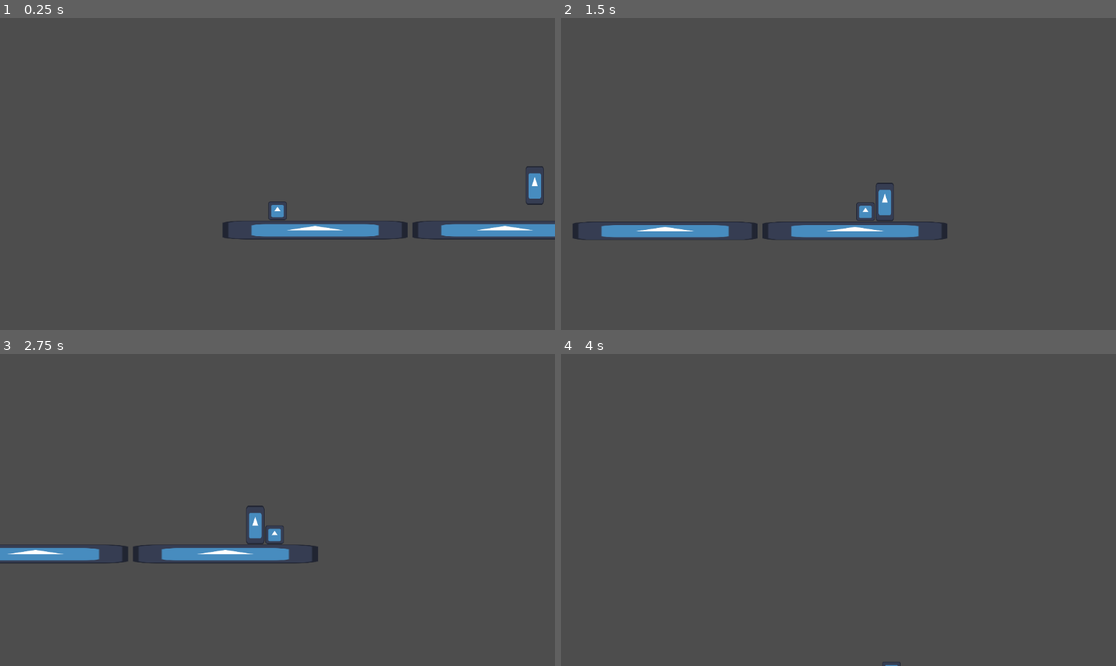
Above: before the commit, frames 1-4 (two rows, left to right).
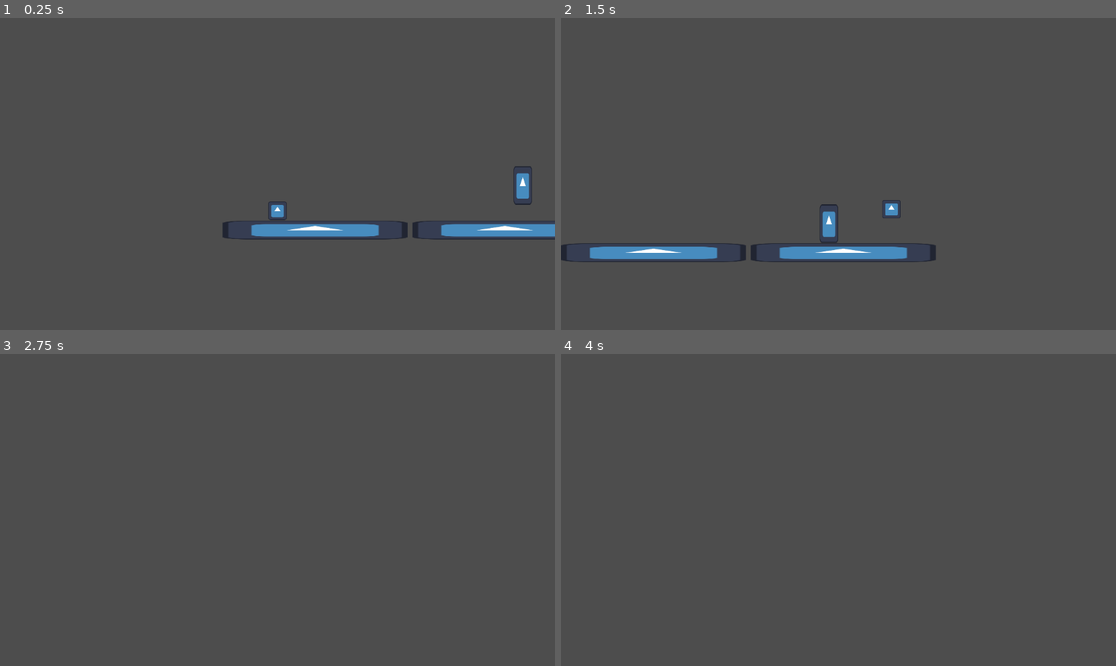
Above: after the commit, the same moments.

Repository: micro-47/whiteout
Game: Godot game, scene res://Scenes/alvin_test_scene.tscn
The game is run twice, just before and just after one commit, with the same random seed, the same clock (stepped at 60 frames per second) and the same inputs. This scene is started directly instead of the project's main scene. The engine's default icon, where the game draws it, is replaced by a stand-in: a white triangle on a blue panel in a dark square.
Inputs:
- Up to frame 1 (0.25 s): no input
- Up to frame 2 (1.5 s): tap Enter (ui_accept) at 0.5, 0.77 s; hold Right (ui_right) from 0.53 s (still down)
- Up to frame 3 (2.75 s): tap Enter (ui_accept) at 1.52 s; release Right (ui_right) at 2.03 s; hold Left (ui_left) from 2.03 s (still down)
- Up to frame 4 (4 s): release Left (ui_left) at 2.78 s; hold Right (ui_right) from 2.78 s (still down); tap Enter (ui_accept) at 3.02, 3.77 s

The runs differ from the first frame. In frame 1, 0.5% of the frame differs, in the area x 92-98%, y 47-60%; in frame 2, 5.3%, in the area x 0-70%, y 52-79%; in frame 3, 2.5%; in frame 4, less than 0.1%.

Commit message:
minotaur follow character

Diff:
--- a/Entites/minotaur_character_body_2d.gd
+++ b/Entites/minotaur_character_body_2d.gd
@@ -1,8 +1,12 @@
 extends CharacterBody2D
 
 
-const SPEED = 300.0
+const SPEED = 50.0
 const JUMP_VELOCITY = -400.0
+
+
+@onready
+var player = get_node("/root/AlvinTestScene/MainCharacter/CharacterBody2D")
 
 
 func _physics_process(delta: float) -> void:
@@ -14,12 +18,13 @@
 	#if Input.is_action_just_pressed("ui_accept") and is_on_floor():
 		#velocity.y = JUMP_VELOCITY
 #
-	## Get the input direction and handle the movement/deceleration.
-	## As good practice, you should replace UI actions with custom gameplay actions.
-	#var direction := Input.get_axis("ui_left", "ui_right")
-	#if direction:
-		#velocity.x = direction * SPEED
-	#else:
-		#velocity.x = move_toward(velocity.x, 0, SPEED)
+	# Get the input direction and handle the movement/deceleration.
+	# As good practice, you should replace UI actions with custom gameplay actions.
+	var direction := self.global_position.direction_to(player.global_position).x
+	print(direction)
+	if direction:
+		velocity.x = direction * SPEED
+	else:
+		velocity.x = move_toward(velocity.x, 0, SPEED)
 
 	move_and_slide()
